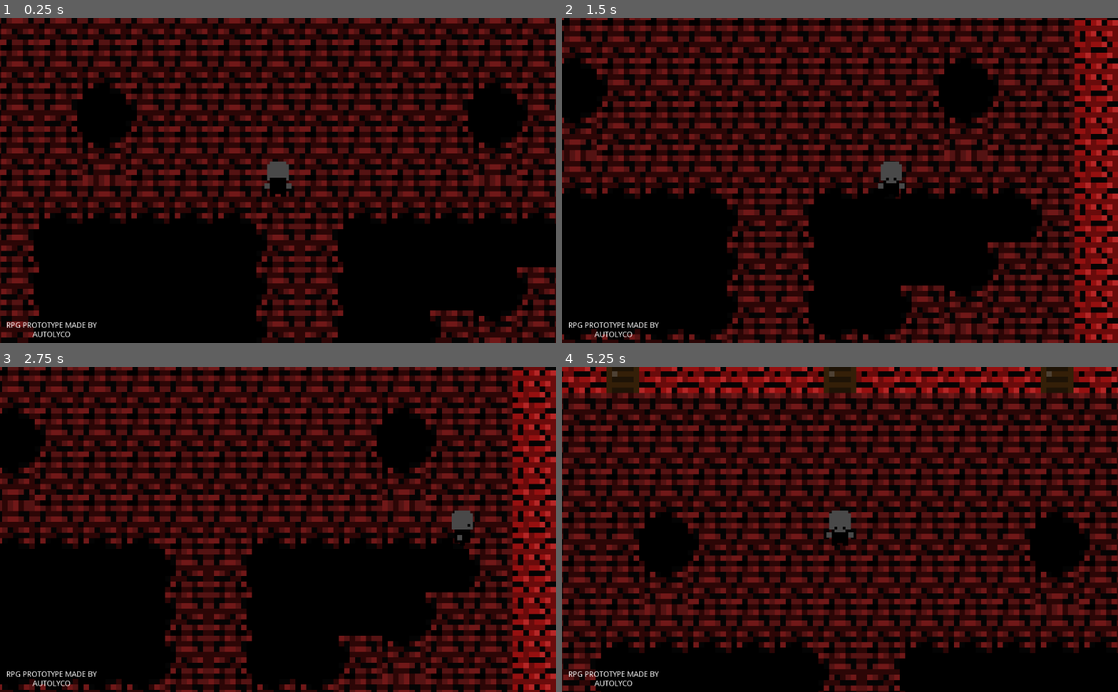
Above: before the commit, frames 1-4 (two rows, left to right).
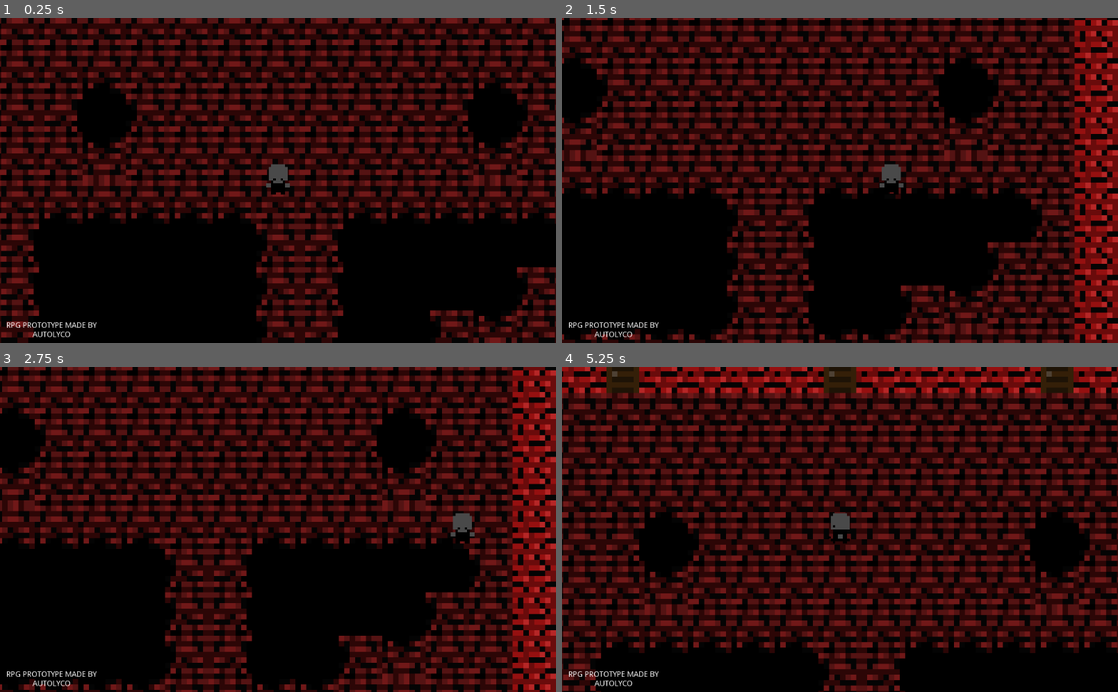
Above: after the commit, the same moments.

Repository: Autolyco/Deep-Into-the-Cave-RPG_prototype-
Game: Godot game, scene res://_Assets/_scenes/World.tscn
The game is run twice, just before and just after one commit, with the same random seed, the same clock (stepped at 60 frames per second) and the same inputs.
Inputs:
- Up to frame 1 (0.25 s): no input
- Up to frame 2 (1.5 s): tap Enter at 0.5 s; hold D (RIGHT) 0.53-1.28 s; hold S (DOWN) from 1.28 s (still down)
- Up to frame 3 (2.75 s): tap Space at 2 s; release S (DOWN) at 2.03 s; hold D (RIGHT) from 2.03 s (still down)
- Up to frame 4 (5.25 s): release D (RIGHT) at 2.78 s; hold Z (UP) 2.78-3.53 s; hold Q (LEFT) 3.53-5.03 s; hold S (DOWN) from 5.03 s (still down)

The runs differ from the first frame. In frame 1, 0.2% of the frame differs, in the area x 47-53%, y 44-56%; in frame 2, less than 0.1%; in frame 3, 0.1%; in frame 4, 0.2%.

Commit message:
Added sprites must review the animations code

Diff:
--- a/_Assets/_prefabs/main_character/main_character.tscn
+++ b/_Assets/_prefabs/main_character/main_character.tscn
@@ -1,8 +1,115 @@
-[gd_scene load_steps=6 format=2]
+[gd_scene load_steps=23 format=2]
 
 [ext_resource path="res://_Assets/_prefabs/main_character/scripts/main_character.gd" type="Script" id=1]
 [ext_resource path="res://_Assets/_prefabs/main_character/sprites/rpg_character_models-Sheet.png" type="Texture" id=2]
 [ext_resource path="res://_Assets/_prefabs/Interface/interface.tscn" type="PackedScene" id=3]
+
+[sub_resource type="AtlasTexture" id=4]
+atlas = ExtResource( 2 )
+region = Rect2( 32, 0, 16, 16 )
+
+[sub_resource type="AtlasTexture" id=5]
+atlas = ExtResource( 2 )
+region = Rect2( 16, 0, 16, 16 )
+
+[sub_resource type="AtlasTexture" id=12]
+atlas = ExtResource( 2 )
+region = Rect2( 80, 0, 16, 16 )
+
+[sub_resource type="AtlasTexture" id=13]
+atlas = ExtResource( 2 )
+region = Rect2( 48, 0, 16, 16 )
+
+[sub_resource type="AtlasTexture" id=14]
+atlas = ExtResource( 2 )
+region = Rect2( 96, 0, 16, 16 )
+
+[sub_resource type="AtlasTexture" id=6]
+atlas = ExtResource( 2 )
+region = Rect2( 48, 0, 16, 16 )
+
+[sub_resource type="AtlasTexture" id=7]
+atlas = ExtResource( 2 )
+region = Rect2( 0, 0, 16, 16 )
+
+[sub_resource type="AtlasTexture" id=15]
+atlas = ExtResource( 2 )
+region = Rect2( 192, 0, 16, 16 )
+
+[sub_resource type="AtlasTexture" id=16]
+atlas = ExtResource( 2 )
+region = Rect2( 32, 0, 16, 16 )
+
+[sub_resource type="AtlasTexture" id=17]
+atlas = ExtResource( 2 )
+region = Rect2( 176, 0, 16, 16 )
+
+[sub_resource type="AtlasTexture" id=9]
+atlas = ExtResource( 2 )
+region = Rect2( 144, 0, 16, 16 )
+
+[sub_resource type="AtlasTexture" id=11]
+atlas = ExtResource( 2 )
+region = Rect2( 16, 0, 16, 16 )
+
+[sub_resource type="AtlasTexture" id=10]
+atlas = ExtResource( 2 )
+region = Rect2( 160, 0, 16, 16 )
+
+[sub_resource type="AtlasTexture" id=18]
+atlas = ExtResource( 2 )
+region = Rect2( 112, 0, 16, 16 )
+
+[sub_resource type="AtlasTexture" id=19]
+atlas = ExtResource( 2 )
+region = Rect2( 0, 0, 16, 16 )
+
+[sub_resource type="AtlasTexture" id=20]
+atlas = ExtResource( 2 )
+region = Rect2( 128, 0, 16, 16 )
+
+[sub_resource type="SpriteFrames" id=3]
+animations = [ {
+"frames": [ SubResource( 4 ) ],
+"loop": true,
+"name": "stance_right",
+"speed": 5.0
+}, {
+"frames": [ SubResource( 5 ) ],
+"loop": true,
+"name": "stance_up",
+"speed": 5.0
+}, {
+"frames": [ SubResource( 12 ), SubResource( 13 ), SubResource( 14 ), SubResource( 13 ) ],
+"loop": true,
+"name": "move_left",
+"speed": 5.0
+}, {
+"frames": [ SubResource( 6 ) ],
+"loop": true,
+"name": "stance_left",
+"speed": 5.0
+}, {
+"frames": [ SubResource( 7 ) ],
+"loop": true,
+"name": "stance_down",
+"speed": 5.0
+}, {
+"frames": [ SubResource( 15 ), SubResource( 16 ), SubResource( 17 ), SubResource( 16 ) ],
+"loop": true,
+"name": "move_right",
+"speed": 5.0
+}, {
+"frames": [ SubResource( 9 ), SubResource( 11 ), SubResource( 10 ), SubResource( 11 ) ],
+"loop": true,
+"name": "move_up",
+"speed": 5.0
+}, {
+"frames": [ SubResource( 18 ), SubResource( 19 ), SubResource( 20 ), SubResource( 19 ) ],
+"loop": true,
+"name": "move_down",
+"speed": 5.0
+} ]
 
 [sub_resource type="RectangleShape2D" id=1]
 extents = Vector2( 14.0731, 13.7568 )
@@ -19,13 +126,16 @@
 position = Vector2( 32, 32 )
 scale = Vector2( 0.25, 0.25 )
 script = ExtResource( 1 )
+__meta__ = {
+"_edit_group_": true
+}
 
-[node name="Sprite" type="Sprite" parent="."]
-position = Vector2( -0.015, 0 )
-scale = Vector2( 1.975, 2 )
-texture = ExtResource( 2 )
-hframes = 4
-region_rect = Rect2( 3, 1, 10, 13 )
+[node name="animation_sprite" type="AnimatedSprite" parent="."]
+position = Vector2( 0.0743287, 0.12829 )
+scale = Vector2( 1.75085, 1.70694 )
+frames = SubResource( 3 )
+animation = "stance_down"
+playing = true
 
 [node name="Collision" type="CollisionShape2D" parent="."]
 visible = false
--- a/_Assets/_prefabs/main_character/scripts/main_character.gd
+++ b/_Assets/_prefabs/main_character/scripts/main_character.gd
@@ -103,13 +103,10 @@
 
 	match(current_action):
 		"LEFT":
-			$Sprite.frame = 3
-		"RIGHT":
-			$Sprite.frame = 1
-		"UP":
-			$Sprite.frame = 0
-		"DOWN":
-			$Sprite.frame = 2
+			if movement != Vector2(0,0):
+				$animation_sprite.play("move_left")
+			else :
+				$animation_sprite.play("stance_left")
 
 
 
Binary file changed: _Assets/_prefabs/main_character/sprites/rpg_character_models-Sheet.png
